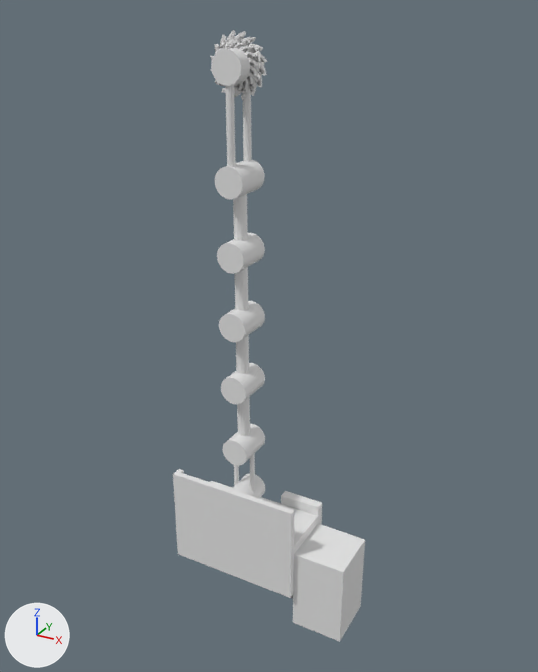
Renders of the FBX model Assets/SpritesModels/Machines/FourthUpgrade.fbx from each side of a commit.
Rendered twice from a camera (50 mm lens) standing at (0.853, -1.351, 1.354) and looking at (0.055, 0.101, 0.629). Arrows for +X, +Y and +Z are at lower left; the lights stay in place. Where no turn or scale is listed for an object, it has been applied to the vertices. Vertices at the same position are counted once.

Objects in the first picture: 'Base.005', 'Skeleton.003', 'knivesInside.005', 'knivesOutside.005'.
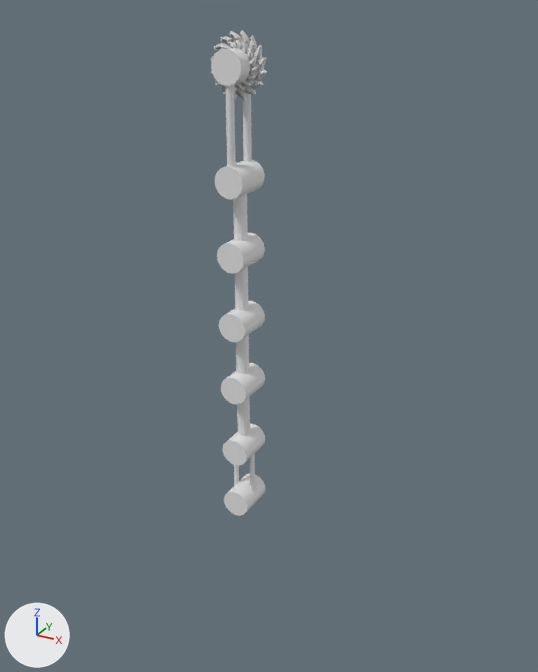
The change, as a list of edits to the scene's bpy script:
```text
Change me_cylinder_026:
    used by ob_knivesoutside_005; location = (0.0, 0.067, 1.246)
    remove me_cylinder_026.from_pydata(...)  # 1391 vertices, 1611 faces; spans x -0.0676..0.0676, y -0.0031..0.0031, z -0.0676..0.0676
    add me_cylinder_026.from_pydata(...)  # 1200 vertices, 1472 faces; spans x -0.0676..0.0676, y -0.0031..0.0031, z -0.0676..0.0676
    me_cylinder_026 part 1: a new loose piece of 1008 vertices spanning x -0.0666..0.0666, y -0.0031..0.0031, z -0.0666..0.0666
    me_cylinder_026 part 2: 1199 vertices removed from x -0.0666..0.0666, y -0.0031..0.0031, z -0.0666..0.0666
Change me_cylinder_028:
    used by ob_knivesinside_005; location = (0.0, 0.067, 1.245)
    remove me_cylinder_028.from_pydata(...)  # 1234 vertices, 1473 faces; spans x -0.0499..0.0499, y -0.0113..0.0113, z -0.0499..0.0499
    add me_cylinder_028.from_pydata(...)  # 1200 vertices, 1472 faces; spans x -0.0499..0.0499, y -0.0113..0.0113, z -0.0499..0.0499
    me_cylinder_028 part 3: a new loose piece of 1008 vertices spanning x -0.0492..0.0492, y -0.0113..0.0113, z -0.0492..0.0492
    me_cylinder_028 part 4: 1042 vertices removed from x -0.0492..0.0492, y -0.0113..0.0113, z -0.0492..0.0492
Remove ob_base_005:
    ob_base_005 = bpy.data.objects.new('Base.005', me_cube_021)
    ob_base_005.location = (0.0, 0.0, 0.088)
```

Changed parts and their boxes (x1, y1, x2, y2) in the pictures (538 x 672 px):
'Base.005', deleted
    before: (173, 469, 365, 642)
    faces in mat_yellowbase (white #e7e7e7): (173, 469, 322, 599)
    faces in mat_bluebase (white #e7e7e7): (293, 524, 365, 642)
'knivesOutside.005', reshaped
    before: (210, 30, 267, 100)
    after: (210, 30, 267, 99)
'knivesInside.005', reshaped
    before: (220, 40, 259, 91)
    after: (221, 40, 260, 91)
part 1 of me_cylinder_026, added
    after: (211, 31, 267, 99)
part 2 of me_cylinder_026, deleted
    before: (211, 31, 267, 99)
part 3 of me_cylinder_028, added
    after: (222, 41, 260, 91)
part 4 of me_cylinder_028, deleted
    before: (220, 41, 259, 91)
